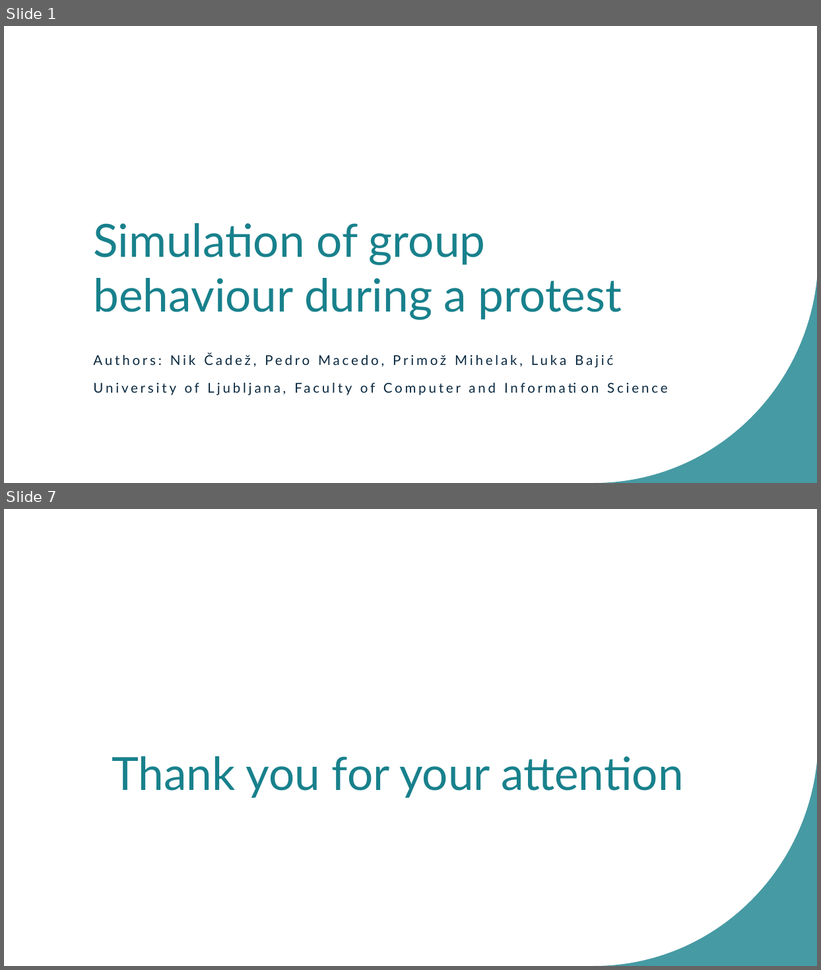
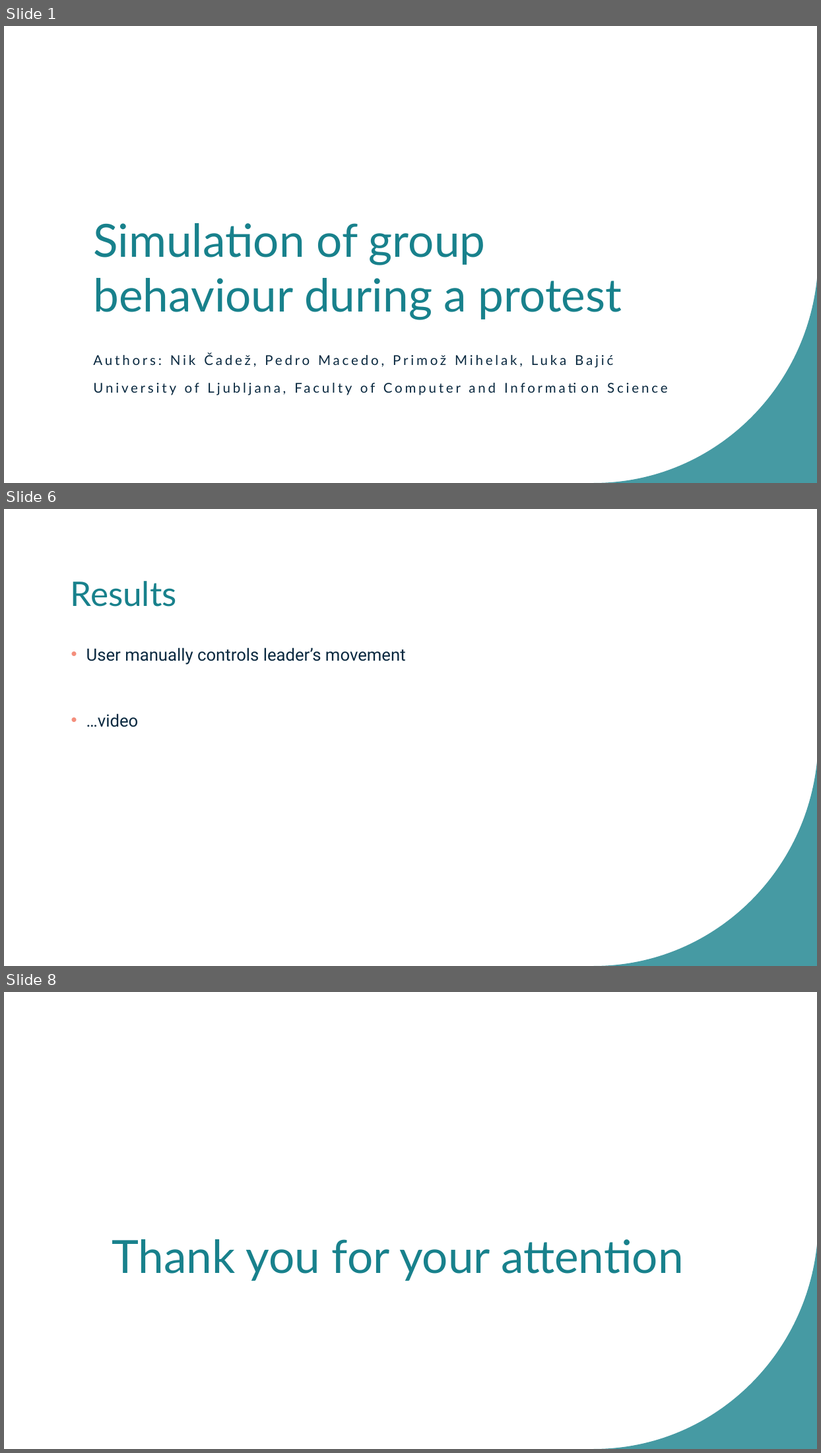
Before and after one commit to bajicluka01/CollectiveBehaviour-GroupA, a slide deck: GroupA-presentation.pptx. Shown one above the other, each under a label of ours: slides 1 and 7 before the commit, slides 1, 6 and 8 after it; the slides between them are not shown. The pictures are 821x970 and 821x1453 pixels, drawn with LibreOffice and Linux fonts; fonts in the diff are those of the drawing. Boxes give left, top, right and bottom in pixels: in the first picture for what was removed or moved away, otherwise in the second. Text is boxed around its words. In the diff, an @@ line names an element or a change of style, - is before the commit and + after.

```diff
--- a/GroupA-presentation.pptx
+++ b/GroupA-presentation.pptx
@@ slide 6 added at <box>4,509,817,966</box>, background #FFFFFF; not listed: 1 template element that a slide beside it also shows @@
@@ title added at <box>71,581,177,607</box>, 40 pt, text #18818C @@
+Results
@@ text added at <box>86,648,406,727</box>, 20 pt, text #09283F @@
+• User manually controls leader’s movement
+• …video
@@ what was slide 7 is now slide 8 @@
```
Also in this commit, not shown: 5 other slides added, 5 slides removed, 12 other files.
